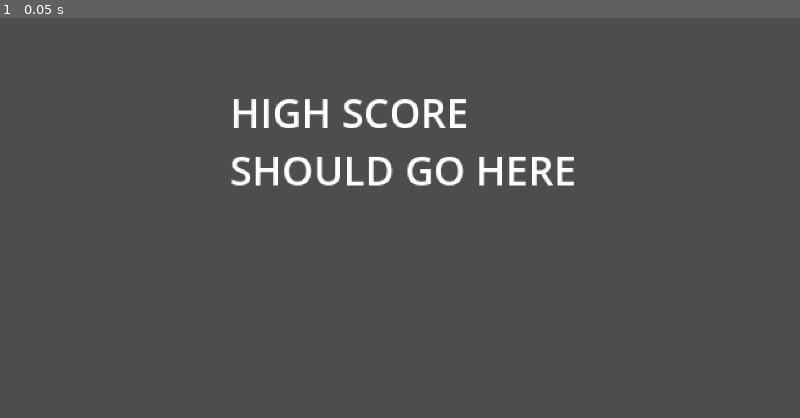
Above: before the commit, frame 1.
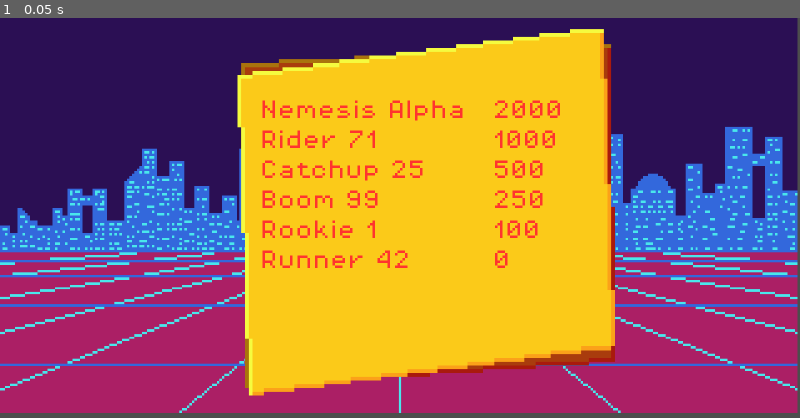
Above: after the commit, the same moment.

Repository: NebulaCoffee/SKG2026-score-gameshow
Game: Godot game, scene res://Scenes/High score screen/high_score_screen.tscn
Same seed, same stepped clock (60 frames per second), same inputs: the game is played once before the commit and once after it. This scene is started directly instead of the project's main scene.
Inputs:
- Up to frame 1 (0.05 s): no input

The runs differ from the first frame. In frame 1, 99% of the frame differs, in the area x 0-100%, y 0-99%.

Commit message:
Score screen
Added a score screen and a script for global variables which currently only has the player score

Diff:
--- a/Scenes/High score screen/high_score_screen.tscn
+++ b/Scenes/High score screen/high_score_screen.tscn
@@ -1,12 +1,135 @@
 [gd_scene format=3 uid="uid://dgxcfusb6po1q"]
 
+[ext_resource type="Script" uid="uid://ckjpwxq282ulm" path="res://Scripts/high_score_screen.gd" id="1_w41t5"]
+[ext_resource type="Texture2D" uid="uid://dhfgafhl3eefh" path="res://Assets/2D/background.png" id="2_2206h"]
+[ext_resource type="Texture2D" uid="uid://ctj25oujupmrk" path="res://Assets/2D/scorebg.png" id="2_mlnkq"]
+[ext_resource type="Theme" uid="uid://cm2hd6v7a4h2m" path="res://themes/score.tres" id="3_2206h"]
+
 [node name="High Score Screen" type="Node" unique_id=1396435410]
+script = ExtResource("1_w41t5")
 
 [node name="CanvasLayer" type="CanvasLayer" parent="." unique_id=508184524]
 
-[node name="RichTextLabel" type="RichTextLabel" parent="CanvasLayer" unique_id=498678459]
-offset_left = 92.0
-offset_top = 26.0
-offset_right = 237.0
-offset_bottom = 135.0
-text = "HIGH SCORE SHOULD GO HERE"
+[node name="TextureRect" type="TextureRect" parent="CanvasLayer" unique_id=75982316]
+offset_right = 319.0
+offset_bottom = 158.0
+texture = ExtResource("2_2206h")
+expand_mode = 2
+
+[node name="ScoreBG" type="TextureRect" parent="CanvasLayer" unique_id=1864672083]
+offset_left = 95.0
+offset_right = 246.0
+offset_bottom = 151.0
+texture = ExtResource("2_mlnkq")
+
+[node name="HBoxContainer" type="HBoxContainer" parent="CanvasLayer" unique_id=1055284763]
+propagate_maximum_size = false
+offset_left = 104.0
+offset_top = 33.0
+offset_right = 287.0
+offset_bottom = 644.0
+alignment = 1
+
+[node name="ScorerContainer" type="VBoxContainer" parent="CanvasLayer/HBoxContainer" unique_id=1257856345]
+layout_mode = 2
+size_flags_horizontal = 3
+
+[node name="Name1" type="RichTextLabel" parent="CanvasLayer/HBoxContainer/ScorerContainer" unique_id=162535685]
+layout_mode = 2
+theme = ExtResource("3_2206h")
+theme_override_colors/default_color = Color(1, 0.20392157, 0.18039216, 1)
+theme_override_colors/font_outline_color = Color(0, 0, 0, 1)
+text = "NAME"
+fit_content = true
+
+[node name="Name2" type="RichTextLabel" parent="CanvasLayer/HBoxContainer/ScorerContainer" unique_id=1266595788]
+layout_mode = 2
+theme = ExtResource("3_2206h")
+theme_override_colors/default_color = Color(1, 0.20392157, 0.18039216, 1)
+theme_override_colors/font_outline_color = Color(0, 0, 0, 1)
+text = "NAME"
+fit_content = true
+
+[node name="Name3" type="RichTextLabel" parent="CanvasLayer/HBoxContainer/ScorerContainer" unique_id=1381217734]
+layout_mode = 2
+theme = ExtResource("3_2206h")
+theme_override_colors/default_color = Color(1, 0.20392157, 0.18039216, 1)
+theme_override_colors/font_outline_color = Color(0, 0, 0, 1)
+text = "NAME"
+fit_content = true
+
+[node name="Name4" type="RichTextLabel" parent="CanvasLayer/HBoxContainer/ScorerContainer" unique_id=2018746121]
+layout_mode = 2
+theme = ExtResource("3_2206h")
+theme_override_colors/default_color = Color(1, 0.20392157, 0.18039216, 1)
+theme_override_colors/font_outline_color = Color(0, 0, 0, 1)
+text = "NAME"
+fit_content = true
+
+[node name="Name5" type="RichTextLabel" parent="CanvasLayer/HBoxContainer/ScorerContainer" unique_id=1817056604]
+layout_mode = 2
+theme = ExtResource("3_2206h")
+theme_override_colors/default_color = Color(1, 0.20392157, 0.18039216, 1)
+theme_override_colors/font_outline_color = Color(0, 0, 0, 1)
+text = "NAME"
+fit_content = true
+
+[node name="Name6" type="RichTextLabel" parent="CanvasLayer/HBoxContainer/ScorerContainer" unique_id=288416109]
+layout_mode = 2
+theme = ExtResource("3_2206h")
+theme_override_colors/default_color = Color(1, 0.20392157, 0.18039216, 1)
+theme_override_colors/font_outline_color = Color(0, 0, 0, 1)
+text = "NAME"
+fit_content = true
+
+[node name="ScoreContainer" type="VBoxContainer" parent="CanvasLayer/HBoxContainer" unique_id=1305206342]
+layout_mode = 2
+size_flags_horizontal = 3
+
+[node name="Score1" type="RichTextLabel" parent="CanvasLayer/HBoxContainer/ScoreContainer" unique_id=498678459]
+layout_mode = 2
+theme = ExtResource("3_2206h")
+theme_override_colors/default_color = Color(1, 0.20392157, 0.18039216, 1)
+theme_override_colors/font_outline_color = Color(0, 0, 0, 1)
+text = "00000"
+fit_content = true
+
+[node name="Score2" type="RichTextLabel" parent="CanvasLayer/HBoxContainer/ScoreContainer" unique_id=2125471]
+layout_mode = 2
+theme = ExtResource("3_2206h")
+theme_override_colors/default_color = Color(1, 0.20392157, 0.18039216, 1)
+theme_override_colors/font_outline_color = Color(0, 0, 0, 1)
+text = "00000"
+fit_content = true
+
+[node name="Score3" type="RichTextLabel" parent="CanvasLayer/HBoxContainer/ScoreContainer" unique_id=1165715031]
+layout_mode = 2
+theme = ExtResource("3_2206h")
+theme_override_colors/default_color = Color(1, 0.20392157, 0.18039216, 1)
+theme_override_colors/font_outline_color = Color(0, 0, 0, 1)
+text = "00000"
+fit_content = true
+
+[node name="Score4" type="RichTextLabel" parent="CanvasLayer/HBoxContainer/ScoreContainer" unique_id=409518791]
+layout_mode = 2
+theme = ExtResource("3_2206h")
+theme_override_colors/default_color = Color(1, 0.20392157, 0.18039216, 1)
+theme_override_colors/font_outline_color = Color(0, 0, 0, 1)
+text = "00000"
+fit_content = true
+
+[node name="Score5" type="RichTextLabel" parent="CanvasLayer/HBoxContainer/ScoreContainer" unique_id=519740543]
+layout_mode = 2
+theme = ExtResource("3_2206h")
+theme_override_colors/default_color = Color(1, 0.20392157, 0.18039216, 1)
+theme_override_colors/font_outline_color = Color(0, 0, 0, 1)
+text = "00000"
+fit_content = true
+
+[node name="Score6" type="RichTextLabel" parent="CanvasLayer/HBoxContainer/ScoreContainer" unique_id=1772981112]
+layout_mode = 2
+theme = ExtResource("3_2206h")
+theme_override_colors/default_color = Color(1, 0.20392157, 0.18039216, 1)
+theme_override_colors/font_outline_color = Color(0, 0, 0, 1)
+text = "00000"
+fit_content = true
--- /dev/null
+++ b/Scripts/globals.gd
@@ -0,0 +1,3 @@
+extends Node
+
+var current_score : int = 0
--- a/Scripts/high_score.gd
+++ b/Scripts/high_score.gd
@@ -34,8 +34,8 @@
 	start = true
 
 func _on_timer_timeout() -> void:
-	current_score += 1
-	update_score(current_score)
+	Globals.current_score += 1
+	update_score(Globals.current_score)
 	timer.start()
 	if character_body_3d.global_position.y >= 100:
 		_switch_dir("down")
--- /dev/null
+++ b/Scripts/high_score_screen.gd
@@ -0,0 +1,27 @@
+extends Node
+
+# Variables
+var scores: = [["Rookie 1",100],["Boom 99",250],["Catchup 25",500],["Rider 71",1000],["Nemesis Alpha",2000]]
+
+# Nodes
+@onready var scorer_container: VBoxContainer = $CanvasLayer/HBoxContainer/ScorerContainer
+@onready var score_container: VBoxContainer = $CanvasLayer/HBoxContainer/ScoreContainer
+
+
+func _ready() -> void:
+	var count = 5
+	var sindex = 5
+	if scores[4][1] < Globals.current_score:
+		scores[4][1] = Globals.current_score + 100
+
+	scores.append(["Runner 42",Globals.current_score])
+	scores.sort_custom(sort_ascending)
+	for i in scores:
+		scorer_container.get_child(count).text = str(i[0])
+		score_container.get_child(count).text = str(i[1])
+		count -= 1
+
+func sort_ascending(a,b):
+	if a[1] < b[1]:
+		return true
+	return false
--- a/project.godot
+++ b/project.godot
@@ -18,6 +18,10 @@
 [audio]
 
 buses/default_bus_layout="uid://cum5y88ingtr5"
+
+[autoload]
+
+Globals="*uid://c6cwni4e3w52f"
 
 [display]
 
Binary file added: Assets/2D/scorebg.png
Not shown, added: Assets/2D/scorebg.png.import
Not shown, added: Scripts/globals.gd.uid
Not shown, added: Scripts/high_score_screen.gd.uid
